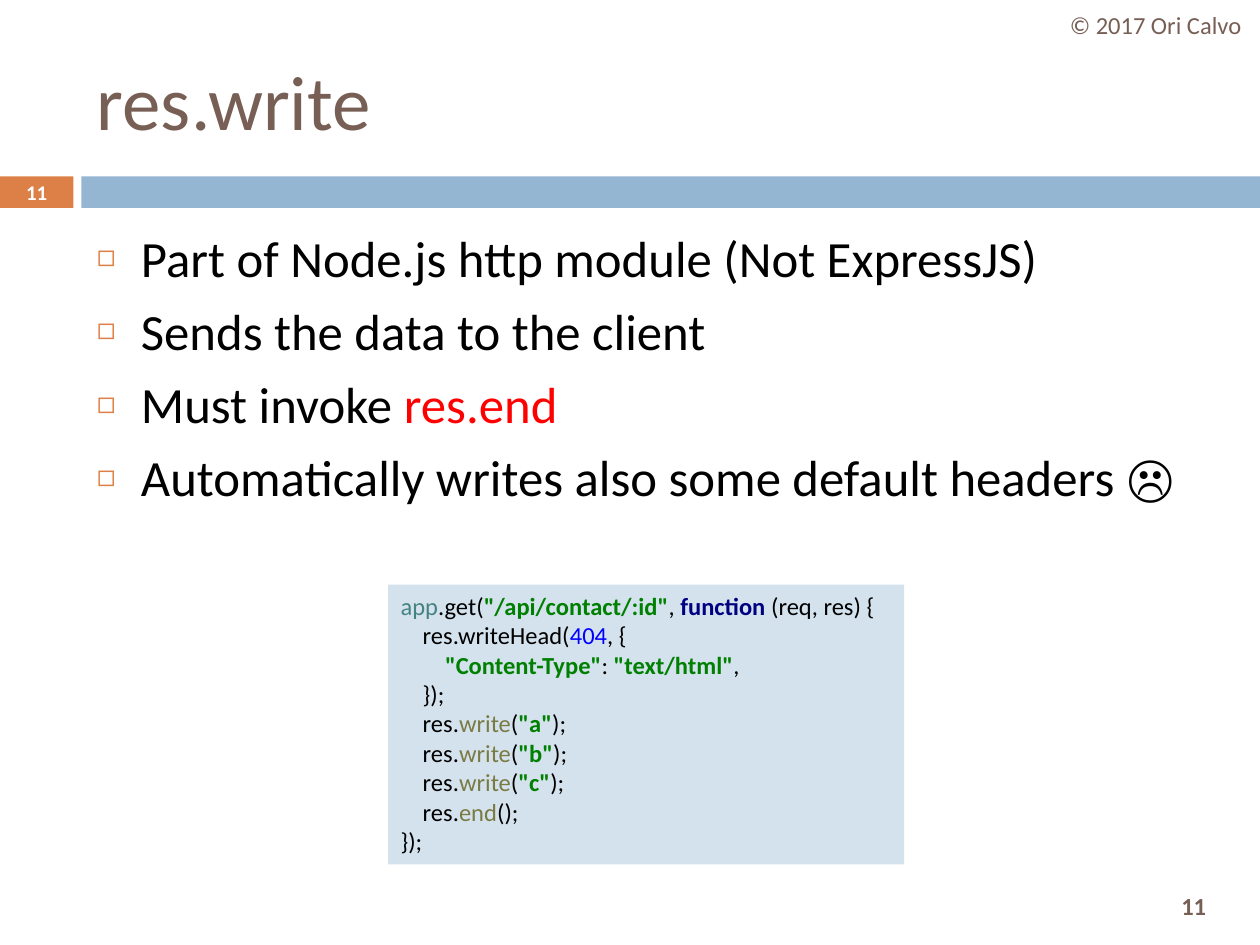
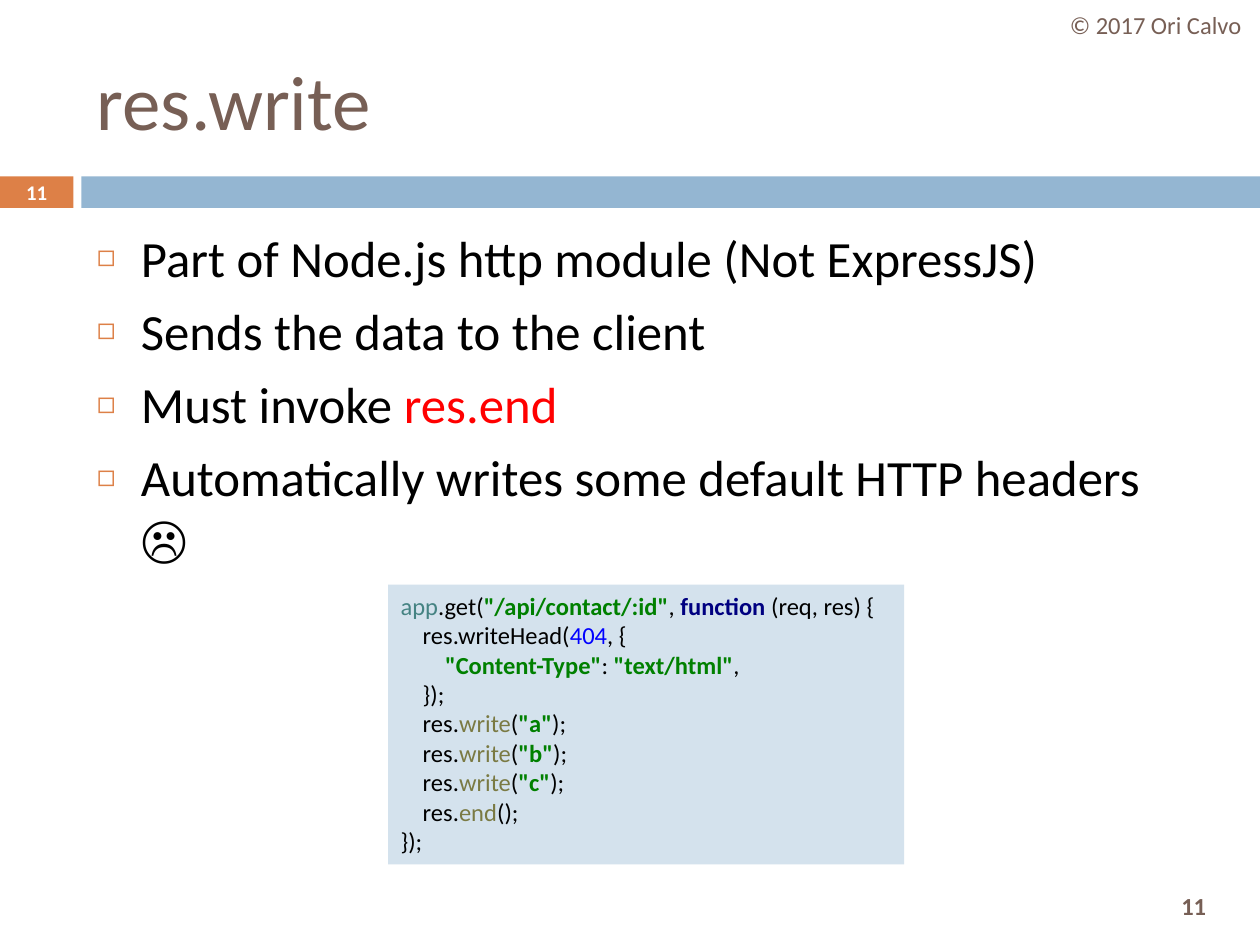
Before and after one commit to oricalvo/course-nodejs, a slide deck: slide 11 of PPTs/06 ExpressJS.pptx. Drawn at 1260x945 pixels with LibreOffice and Linux fonts; fonts in the diff are those of the drawing. Boxes give left, top, right and bottom in pixels: in the first picture for what was removed or moved away, otherwise in the second. Text is boxed around its words. In the diff, an @@ line names an element or a change of style, - is before the commit and + after.

```diff
--- a/PPTs/06 ExpressJS.pptx
+++ b/PPTs/06 ExpressJS.pptx
@@ text at [141, 460, 1140, 505]: text changed @@
-◻ Automatically writes also some default headers ☹
+◻ Automatically writes some default HTTP headers ☹
```
Also in this commit, not shown: 4 other slides changed, 1 slide added, 22 other files.
